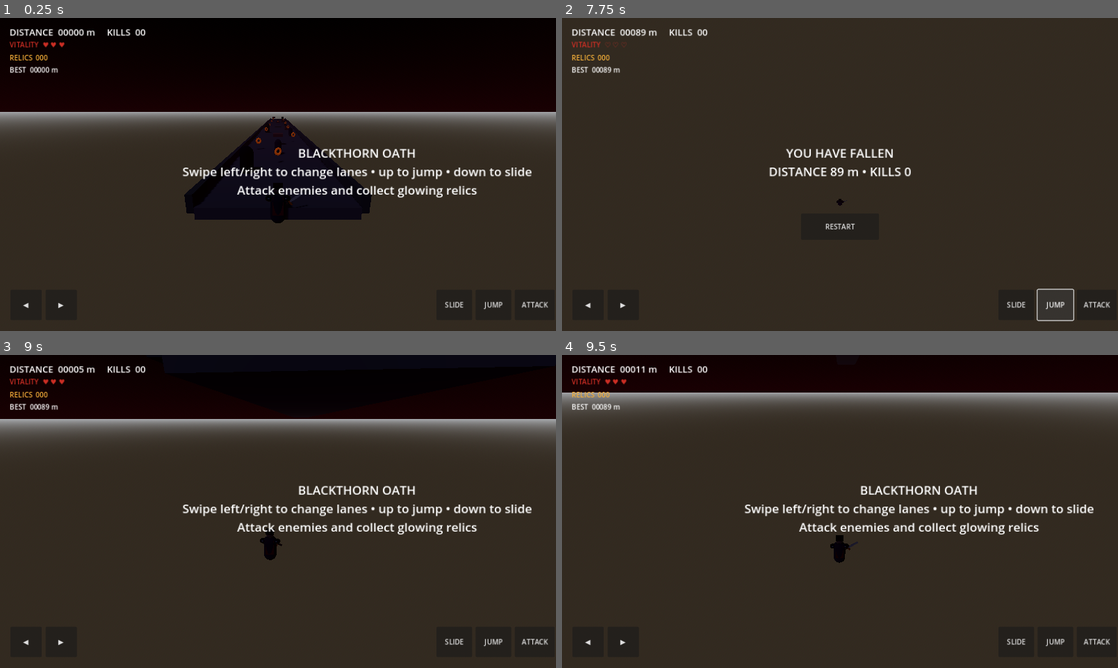
Above: before the commit, frames 1-4 (two rows, left to right).
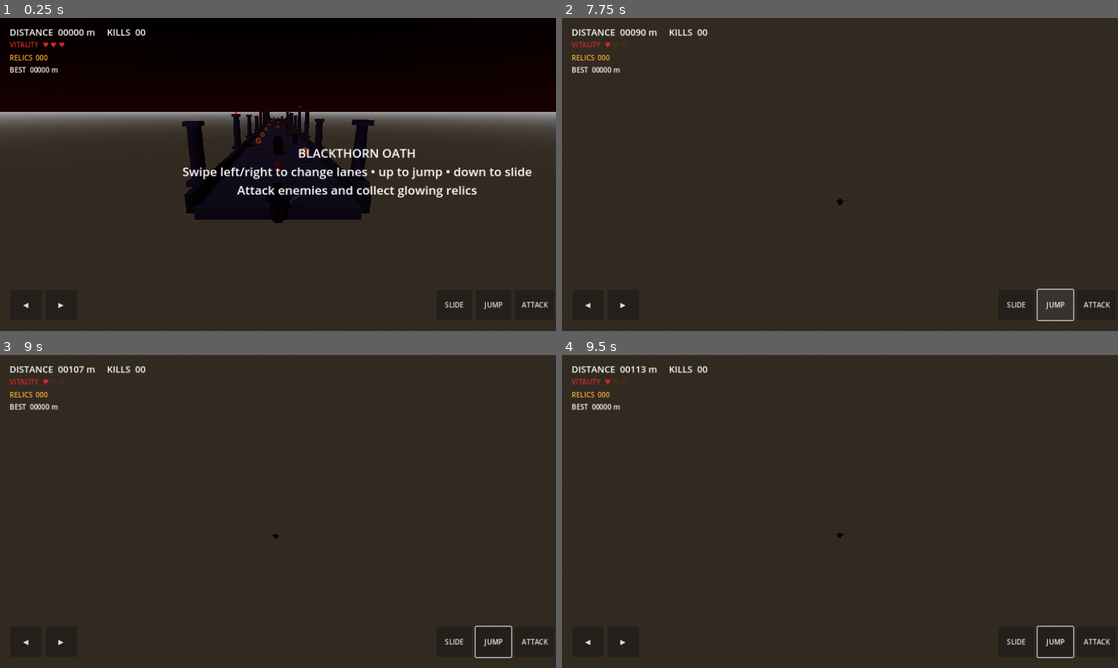
Above: after the commit, the same moments.

Repository: nebiladonay-hash/blackthorn-oath
Game: Godot game, scene res://scenes/main.tscn
The game is run twice, just before and just after one commit, with the same random seed, the same clock (stepped at 60 frames per second) and the same inputs.
Inputs (mouse positions are in pixels of both pictures, inside the frame that each line leads up to):
- Up to frame 1 (0.25 s): no input
- Up to frame 2 (7.75 s): move the mouse to (962, 158) at 0.52 s; hold D (lane_right) 0.53-1.28 s; tap F (attack) at 0.6, 2.1, 4.35 s; click (962, 158) at 0.67 s; tap Space (jump) at 0.77, 1.52, 3.02, 4.52, 5.27 s; move the mouse to (728, 190) at 1.27 s; hold A (lane_left) 1.28-2.03 s; tap S (slide) at 1.35, 2.85, 5.1 s; move the mouse to (895, 105) at 2.02 s; hold D (lane_right) 2.03-3.5 s; move the mouse to (812, 237) at 2.77 s; click (812, 237) at 2.92 s; click "◀" at 3.5 s; move the mouse to (1006, 221) at 4.27 s; hold A (lane_left) 4.28-5.75 s; move the mouse to (673, 127) at 5.02 s; click "▶" at 5.75 s; click "SLIDE" at 6.5 s; click "JUMP" at 7.25 s
- Up to frame 3 (9 s): click (278, 564) at 8 s, where only the run before the commit has a clickable "RESTART"; move the mouse to (305, 511) at 8.77 s; hold A (lane_left) from 8.78 s (still down); tap F (attack) at 8.85 s; click (305, 511) at 8.92 s
- Up to frame 4 (9.5 s): keep holding A (lane_left)

The runs differ from the first frame. In frame 1, 1.8% of the frame differs, in the area x 32-68%, y 28-54%; in frame 2, 0.8%; in frame 3, 28%, in the area x 0-100%, y 0-97%; in frame 4, 20%.

Commit message:
Add modular ruined-kingdom pillars, stonework, and ember details

Diff:
--- a/scripts/main.gd
+++ b/scripts/main.gd
@@ -158,6 +158,7 @@
 		_box(segment, Vector3(float(side) * 4.7, 0.2, -14), Vector3(0.4, 1.1, SEGMENT_LENGTH), Color(0.045, 0.035, 0.05), true)
 	var rng := RandomNumberGenerator.new()
 	rng.randomize()
+	_add_ruins(segment, rng)
 	for row in range(3):
 		var lane := rng.randi_range(0, 2)
 		var pz := -7.0 - float(row) * 8.0
@@ -185,6 +186,62 @@
 		segment.add_child(relic)
 	next_z = z - SEGMENT_LENGTH
 
+func _add_ruins(parent: Node3D, rng: RandomNumberGenerator) -> void:
+	var stone := StandardMaterial3D.new()
+	stone.albedo_color = Color(0.075, 0.07, 0.09)
+	stone.roughness = 0.92
+	var worn_stone := StandardMaterial3D.new()
+	worn_stone.albedo_color = Color(0.13, 0.11, 0.12)
+	worn_stone.roughness = 0.88
+	var ember := StandardMaterial3D.new()
+	ember.albedo_color = Color(0.9, 0.19, 0.035)
+	ember.emission_enabled = true
+	ember.emission = Color(0.9, 0.08, 0.012)
+	for side in [-1.0, 1.0]:
+		for depth in [-4.0, -19.0]:
+			var height := rng.randf_range(3.4, 5.8)
+			var pillar := MeshInstance3D.new()
+			var cylinder := CylinderMesh.new()
+			cylinder.top_radius = rng.randf_range(0.34, 0.48)
+			cylinder.bottom_radius = 0.52
+			cylinder.height = height
+			cylinder.radial_segments = 7
+			pillar.mesh = cylinder
+			pillar.position = Vector3(side * 5.55, height * 0.5, depth)
+			pillar.material_override = stone
+			parent.add_child(pillar)
+			var base := MeshInstance3D.new()
+			var base_mesh := BoxMesh.new()
+			base_mesh.size = Vector3(1.35, 0.34, 1.35)
+			base.mesh = base_mesh
+			base.position = Vector3(side * 5.55, 0.17, depth)
+			base.material_override = worn_stone
+			parent.add_child(base)
+			var capital := MeshInstance3D.new()
+			var cap_mesh := BoxMesh.new()
+			cap_mesh.size = Vector3(1.05, 0.32, 1.05)
+			capital.mesh = cap_mesh
+			capital.position = Vector3(side * 5.55, height + 0.08, depth)
+			capital.material_override = worn_stone
+			parent.add_child(capital)
+			if rng.randf() < 0.7:
+				var flame := MeshInstance3D.new()
+				var flame_mesh := SphereMesh.new()
+				flame_mesh.radius = 0.17
+				flame_mesh.height = 0.34
+				flame.mesh = flame_mesh
+				flame.position = Vector3(side * 5.55, height + 0.38, depth)
+				flame.material_override = ember
+				parent.add_child(flame)
+		var rubble := MeshInstance3D.new()
+		var rubble_mesh := BoxMesh.new()
+		rubble_mesh.size = Vector3(rng.randf_range(0.8, 1.5), rng.randf_range(0.35, 0.8), 0.75)
+		rubble.mesh = rubble_mesh
+		rubble.position = Vector3(side * rng.randf_range(4.8, 5.5), 0.18, rng.randf_range(-25.0, -8.0))
+		rubble.rotation.z = rng.randf_range(-0.25, 0.25)
+		rubble.material_override = worn_stone
+		parent.add_child(rubble)
+
 func _box(parent: Node3D, pos: Vector3, size: Vector3, color: Color, solid := false) -> void:
 	var mesh_node := MeshInstance3D.new()
 	var mesh := BoxMesh.new()
